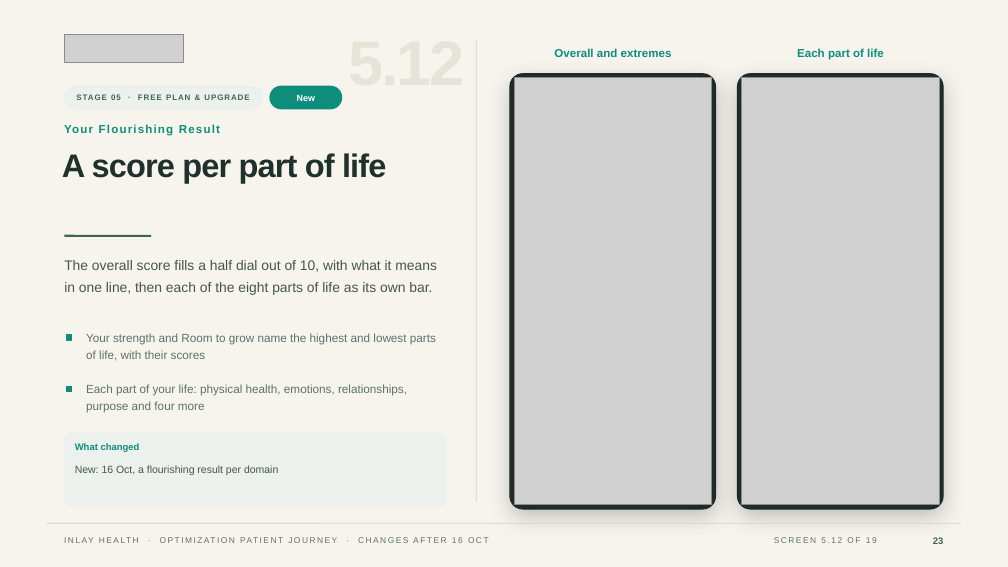
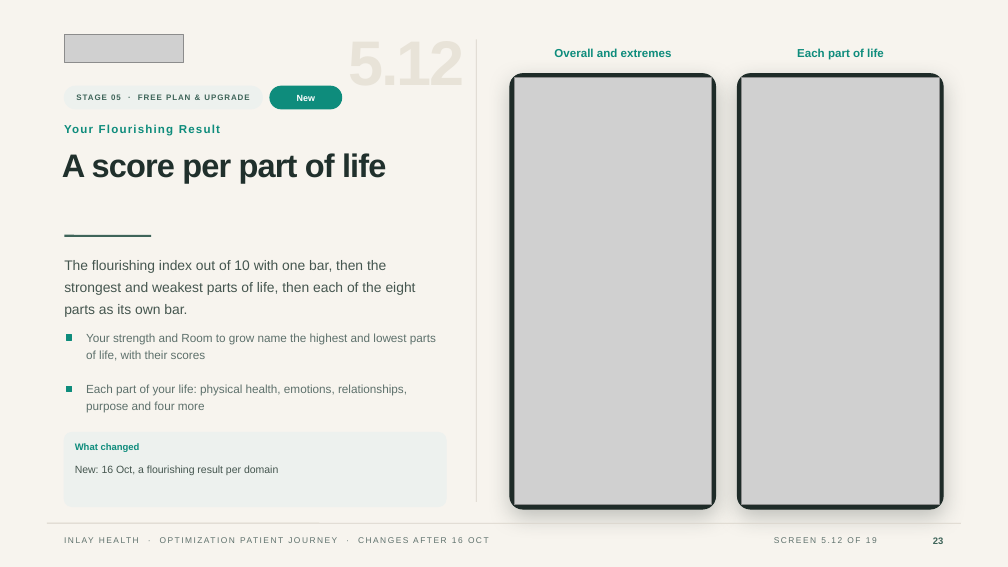
Before and after one commit to ankushthakur-glitch/Human-Optimization-Lab, a slide deck: slide 23 of Inlay Health - Optimization Patient Journey_15 changes only.pptx. Drawn at 1008x567 pixels with LibreOffice and Linux fonts; fonts in the diff are those of the drawing; grey boxes stand for pictures. Boxes give left, top, right and bottom in pixels: in the first picture for what was removed or moved away, otherwise in the second. Text is boxed around its words. In the diff, an @@ line names an element or a change of style, - is before the commit and + after.

```diff
--- a/Inlay Health - Optimization Patient Journey_15 changes only.pptx
+++ b/Inlay Health - Optimization Patient Journey_15 changes only.pptx
@@ text at (64,260,416,317): text changed @@
-The overall score fills a half dial out of 10, with what it means in one line, then each of the eight parts of life as its own bar.
+The flourishing index out of 10 with one bar, then the strongest and weakest parts of life, then each of the eight parts as its own bar.
```
Also in this commit, not shown: 2 other slides changed, 1 other file.
